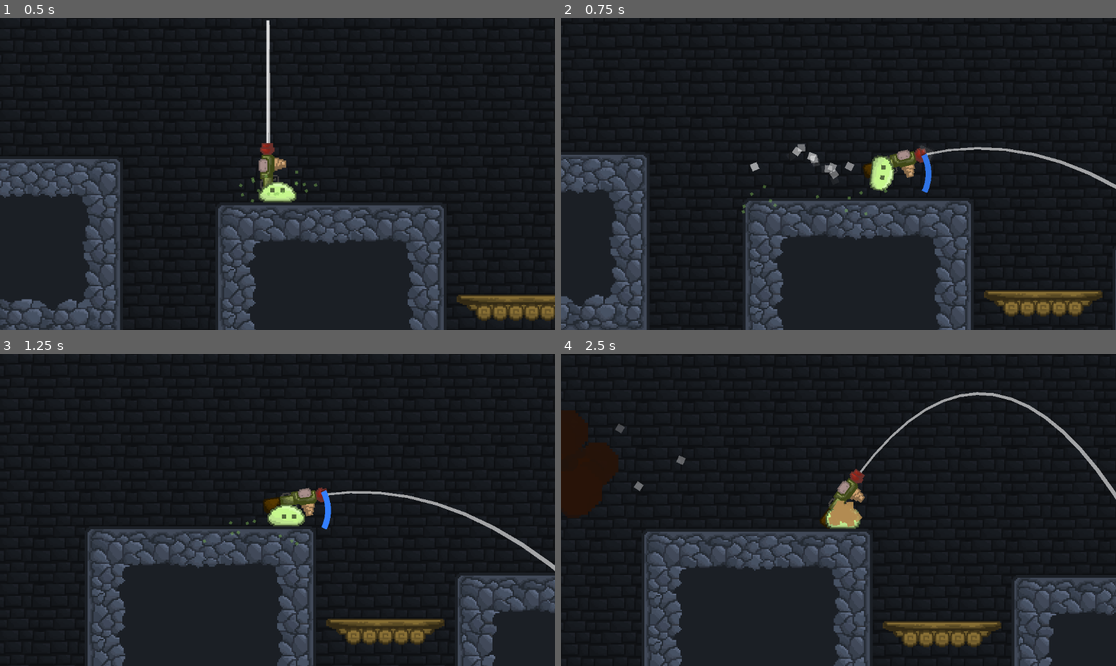
Above: before the commit, frames 1-4 (two rows, left to right).
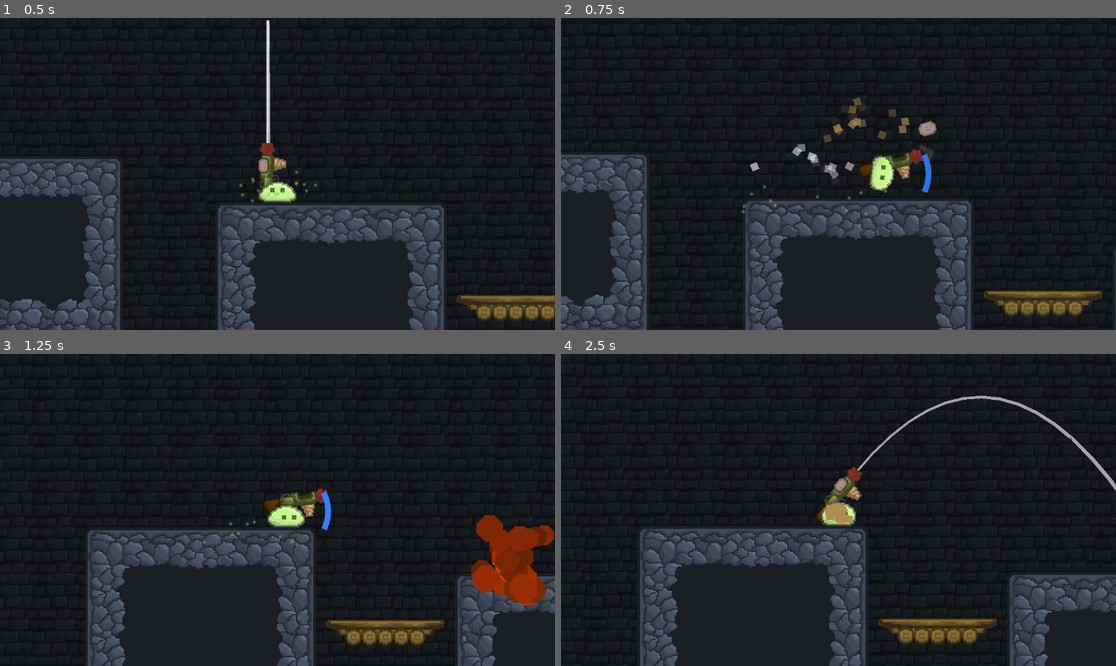
Above: after the commit, the same moments.

Repository: Z0nate/Nzara
Game: Godot game, scene res://Scenes/main.tscn
Two runs of this game, one before a commit and one after it. Both use one fixed random seed, a clock stepped at 60 frames per second and the inputs below. Sound files missing from this copy of the repository are replaced by a short silence.
Inputs (mouse positions are in pixels of both pictures, inside the frame that each line leads up to):
- Up to frame 1 (0.5 s): no input
- Up to frame 2 (0.75 s): tap Enter (ui_accept) at 0.5 s; move the mouse to (960, 158) at 0.52 s; hold Right (ui_right) from 0.53 s (still down); click (960, 158) at 0.6 s
- Up to frame 3 (1.25 s): keep holding Right (ui_right); tap Enter (ui_accept) at 0.77 s
- Up to frame 4 (2.5 s): release Right (ui_right) at 1.25 s; drag from (727, 525) to (810, 572) at 1.27 s; move the mouse to (894, 441) at 2.02 s; hold Right (ui_right) from 2.03 s (still down); tap 2 at 2.1 s

Frame 1 is identical in both runs. In frame 2, 1.2% of the frame differs, in the area x 47-100%, y 25-55%; in frame 3, 5.1%; in frame 4, 9.1%, in the area x 0-100%, y 12-100%.

Commit message:
Minor Fixes

Diff:
--- a/Scripts/potato_launcher.gd
+++ b/Scripts/potato_launcher.gd
@@ -33,7 +33,7 @@
 	trajectory_line.clear_points()
 	screen_size = get_viewport().size
 	base_position = get_parent().global_position
-	cooldown_timer = shot_cooldown
+	cooldown_timer = 0.0
 
 func _process(delta: float) -> void:
 	base_position = get_parent().global_position
Not shown, changed: LICENSE
